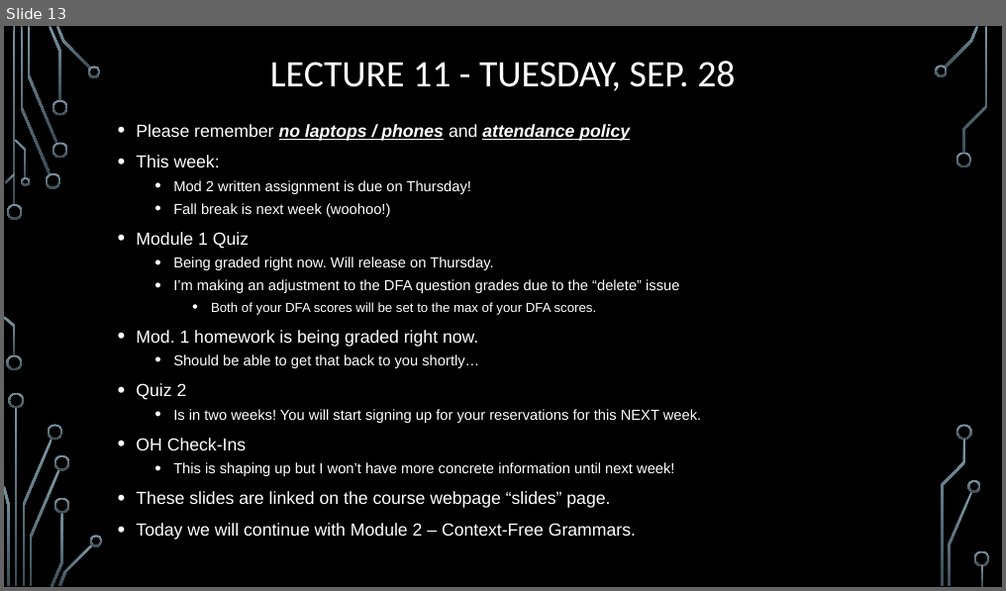
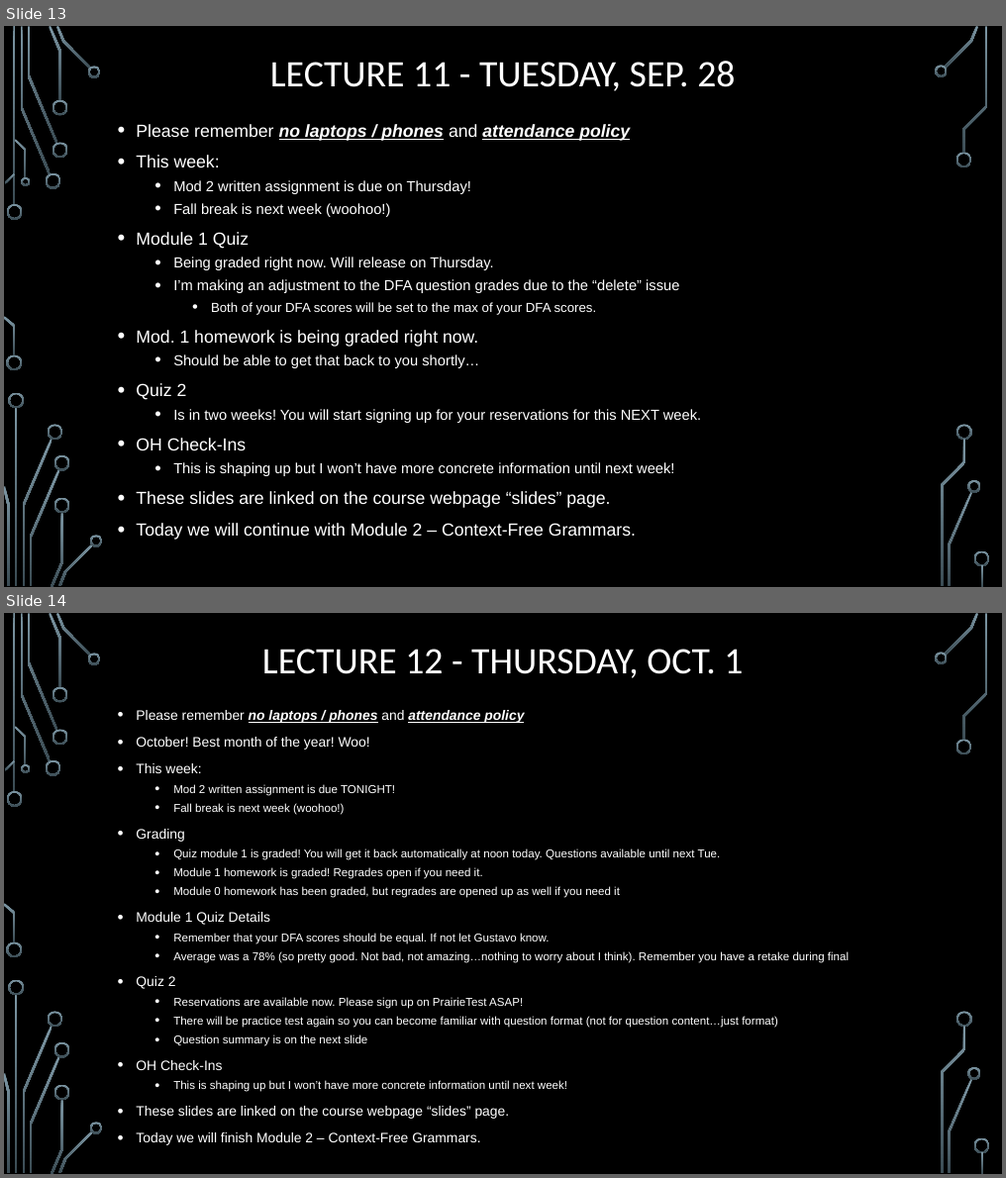
Before and after one commit to markfloryan/dmt2, a slide deck: slides/00-DailyAnnouncements.pptx. Shown one above the other, each under a label of ours: slide 13 before the commit, slides 13 and 14 after it. The pictures are 1006x591 and 1006x1178 pixels, drawn with LibreOffice and Linux fonts; fonts in the diff are those of the drawing; background and template pictures are left out. Boxes give left, top, right and bottom in pixels: in the first picture for what was removed or moved away, otherwise in the second. Text is boxed around its words. In the diff, an @@ line names an element or a change of style, - is before the commit and + after.

```diff
--- a/slides/00-DailyAnnouncements.pptx
+++ b/slides/00-DailyAnnouncements.pptx
@@ slide 14 added at <box>4,613,1002,1174</box>, background picture (left out); not listed: 36 template elements that a slide beside it also shows @@
@@ title added at <box>262,649,743,678</box>, 36 pt, text #FFFFFF @@
+LECTURE 12 - THURSDAY, OCT. 1
@@ text added at <box>136,710,848,1146</box>, 11 pt, text #FFFFFF @@
+• Please remember no laptops / phones and attendance policy
+• October! Best month of the year! Woo!
+• This week:
+  • Mod 2 written assignment is due TONIGHT!
+  • Fall break is next week (woohoo!)
+• Grading
+  • Quiz module 1 is graded! You will get it back automatically at noon today. Questions available until next Tue.
+  • Module 1 homework is graded! Regrades open if you need it.
+  • Module 0 homework has been graded, but regrades are opened up as well if you need it
+• Module 1 Quiz Details
+  • Remember that your DFA scores should be equal. If not let Gustavo know.
+  • Average was a 78% (so pretty good. Not bad, not amazing…nothing to worry about I think). Remember you have a retake during final
+• Quiz 2
+  • Reservations are available now. Please sign up on PrairieTest ASAP!
+  • There will be practice test again so you can become familiar with question format (not for question content…just format)
+  • Question summary is on the next slide
+• OH Check-Ins
+  • This is shaping up but I won’t have more concrete information until next week!
+• These slides are linked on the course webpage “slides” page.
+• Today we will finish Module 2 – Context-Free Grammars.
```
Also in this commit, not shown: 1 other file.
